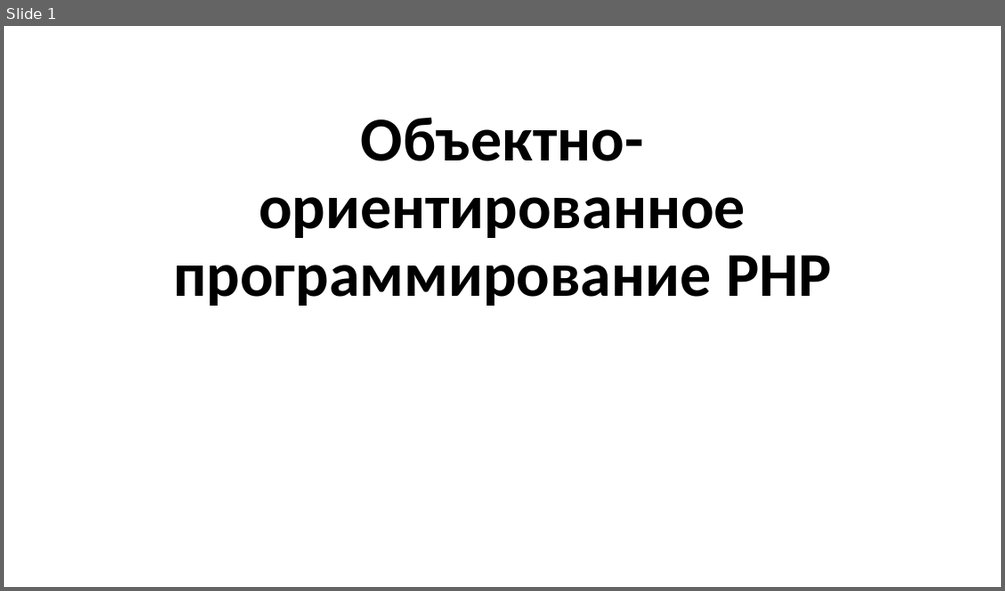
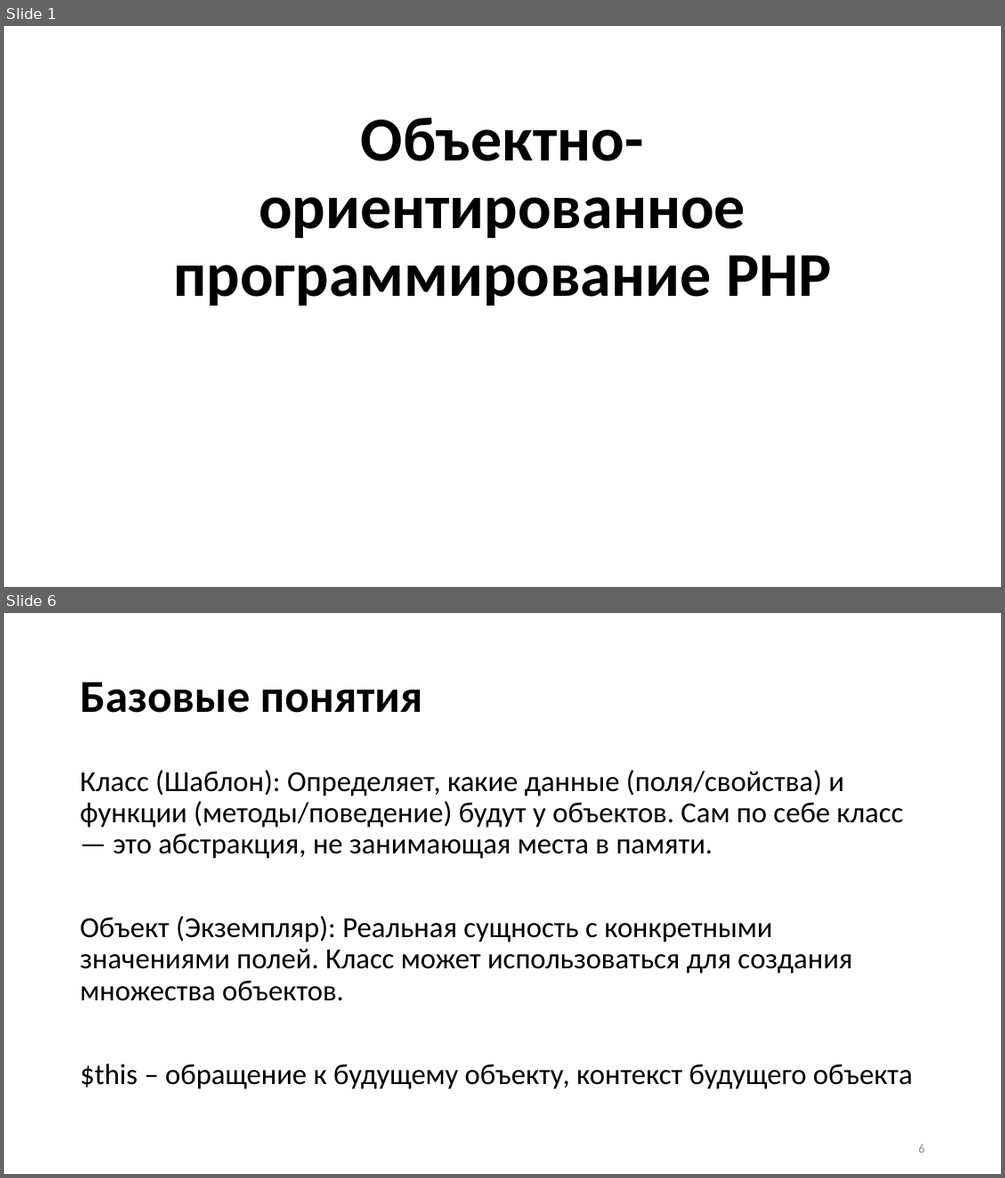
Before and after one commit to neverlaaazy/WebDev-docs, a slide deck: 6 PHP ООП.pptx. Shown one above the other, each under a label of ours: slide 1 before the commit, slides 1 and 6 after it; the slides between them are not shown. The pictures are 1005x591 and 1005x1178 pixels, drawn with LibreOffice and Linux fonts; fonts in the diff are those of the drawing. Boxes give left, top, right and bottom in pixels: in the first picture for what was removed or moved away, otherwise in the second. Text is boxed around its words. In the diff, an @@ line names an element or a change of style, - is before the commit and + after.

```diff
--- a/6 PHP ООП.pptx
+++ b/6 PHP ООП.pptx
@@ slide 6 added at [4, 613, 1001, 1174], background #FFFFFF @@
@@ title added at [80, 682, 423, 713], 44 pt, text #000000, bold @@
+Базовые понятия
@@ text added at [80, 770, 913, 1089], 28 pt, text #000000 @@
+Класс (Шаблон): Определяет, какие данные (поля/свойства) и функции (методы/поведение) будут у объектов. Сам по себе класс — это абстракция, не занимающая места в памяти.
+Объект (Экземпляр): Реальная сущность с конкретными значениями полей. Класс может использоваться для создания множества объектов.
+$this – обращение к будущему объекту, контекст будущего объекта
@@ page number added at [918, 1144, 924, 1152], 12 pt, text #8C8C8C @@
+6
```
Also in this commit, not shown: 19 slides changed, 7 other slides added.
